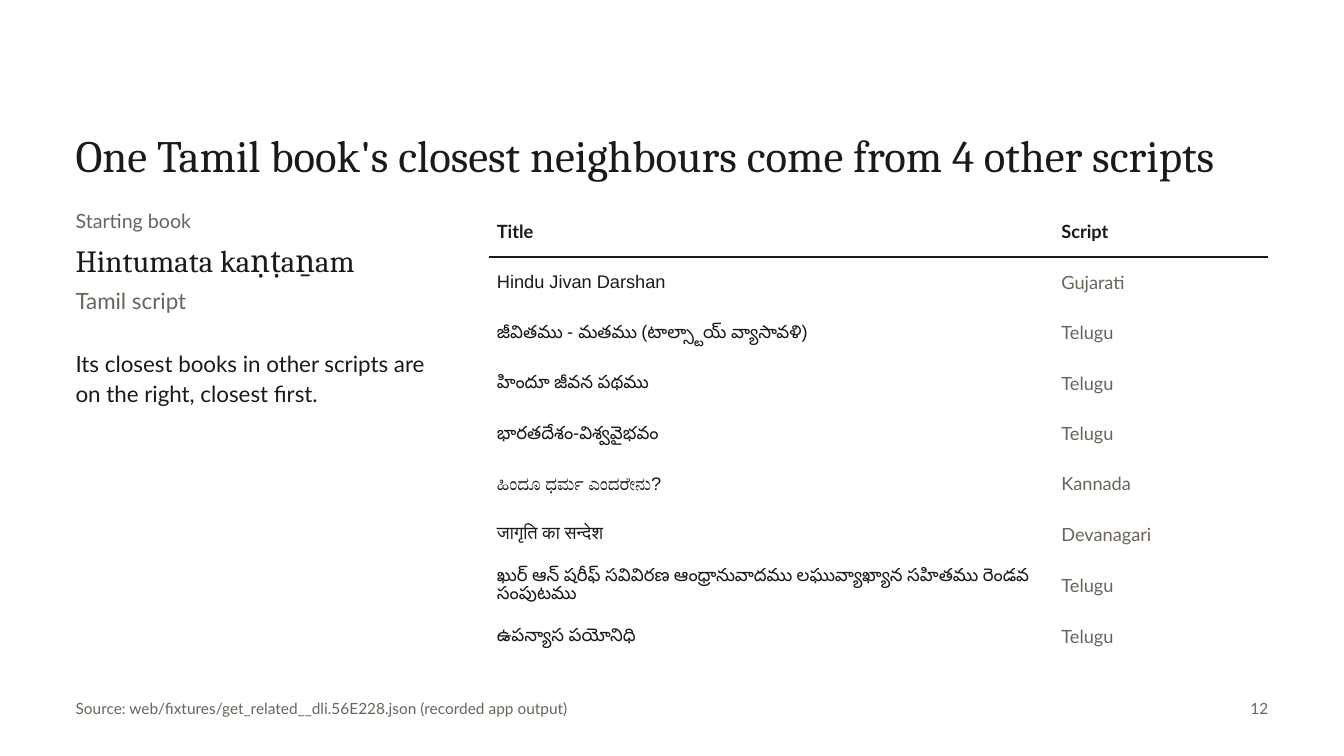
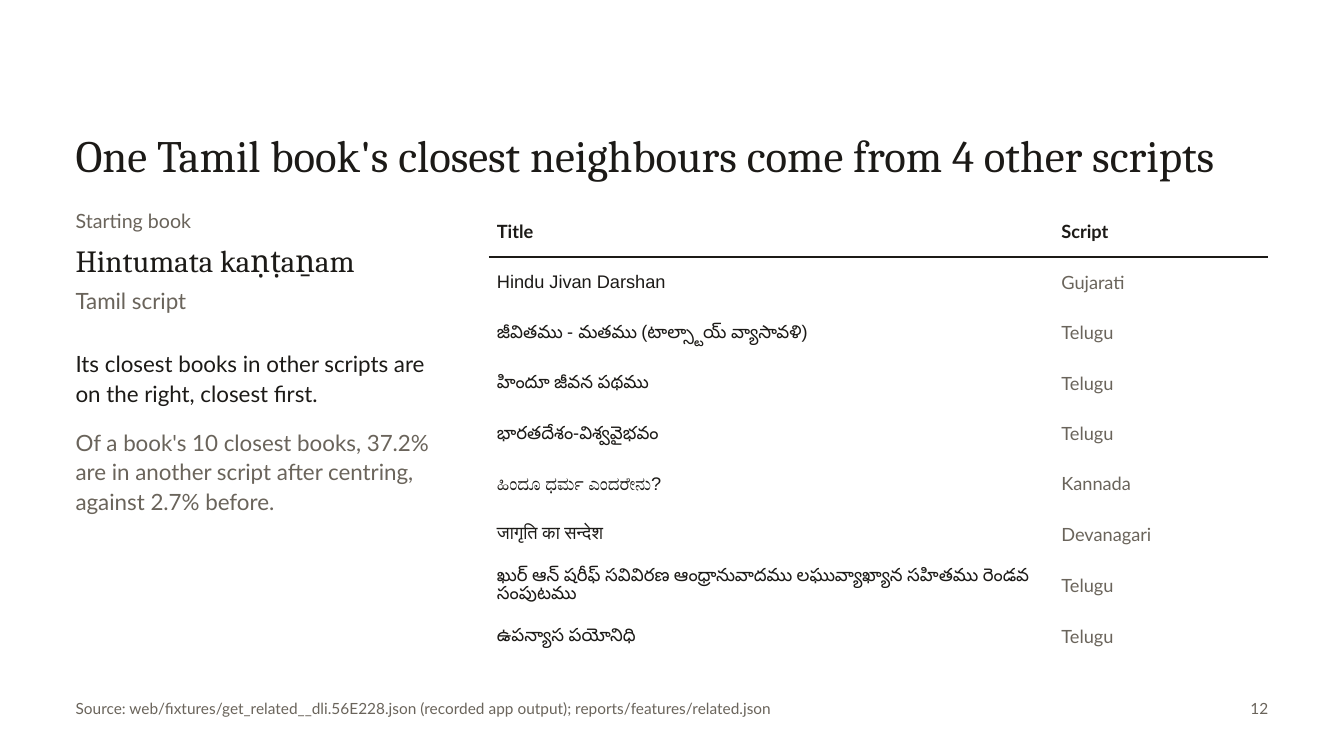
Before and after one commit to rohannes64/Grantha-Heritage-Tracker, a slide deck: slide 12 of Grantha_Heritage_Tracker_SIH26096.pptx. Drawn at 1344x756 pixels with LibreOffice and Linux fonts; fonts in the diff are those of the drawing. Boxes give left, top, right and bottom in pixels: in the first picture for what was removed or moved away, otherwise in the second. Text is boxed around its words. In the diff, an @@ line names an element or a change of style, - is before the commit and + after.

Commit message:
fix(deck): align slide prose and titles with whole-book results

```diff
--- a/Grantha_Heritage_Tracker_SIH26096.pptx
+++ b/Grantha_Heritage_Tracker_SIH26096.pptx
@@ text at (76,434,429,514): paragraph added @@
+Of a book's 10 closest books, 37.2% are in another script after centring, against 2.7% before.
@@ text at (76,702,771,717): text changed @@
-Source: web/fixtures/get_related__dli.56E228.json (recorded app output)
+Source: web/fixtures/get_related__dli.56E228.json (recorded app output); reports/features/related.json
```
Also in this commit, not shown: 6 other slides changed, 1 other file.
